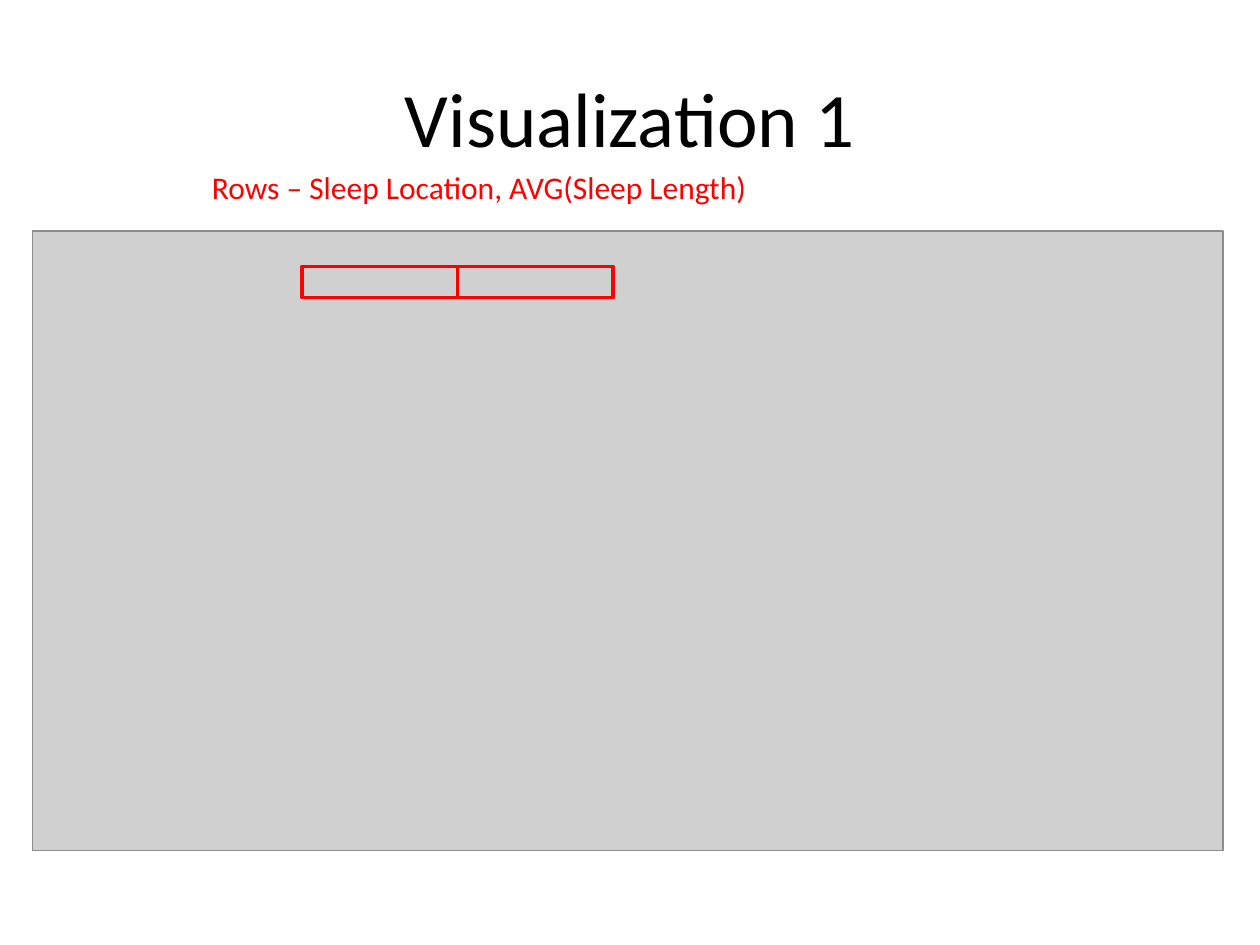
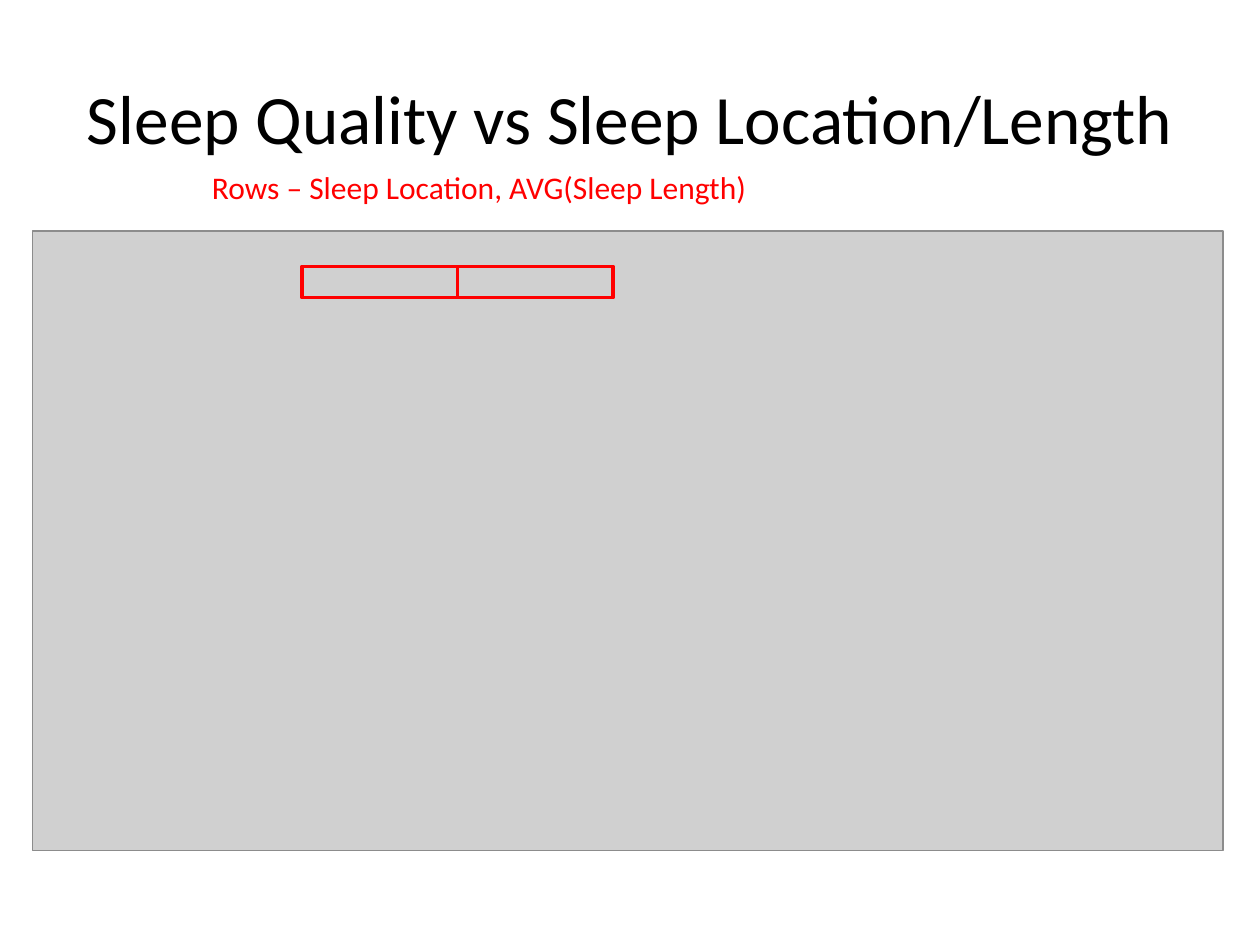
Before and after one commit to andreanc223/DV_FinalProject, a slide deck: slide 36 of 00 Doc/Presentation.pptx. Drawn at 1260x945 pixels with LibreOffice and Linux fonts; fonts in the diff are those of the drawing; grey boxes stand for pictures. Boxes give left, top, right and bottom in pixels: in the first picture for what was removed or moved away, otherwise in the second. Text is boxed around its words. In the diff, an @@ line names an element or a change of style, - is before the commit and + after.

Commit message:
new titles

```diff
--- a/00 Doc/Presentation.pptx
+++ b/00 Doc/Presentation.pptx
@@ title at [87,96,1172,156]: text changed; size 44 to 39.6 pt @@
-Visualization 1
+Sleep Quality vs Sleep Location/Length
```
Also in this commit, not shown: 45 other slides changed.
